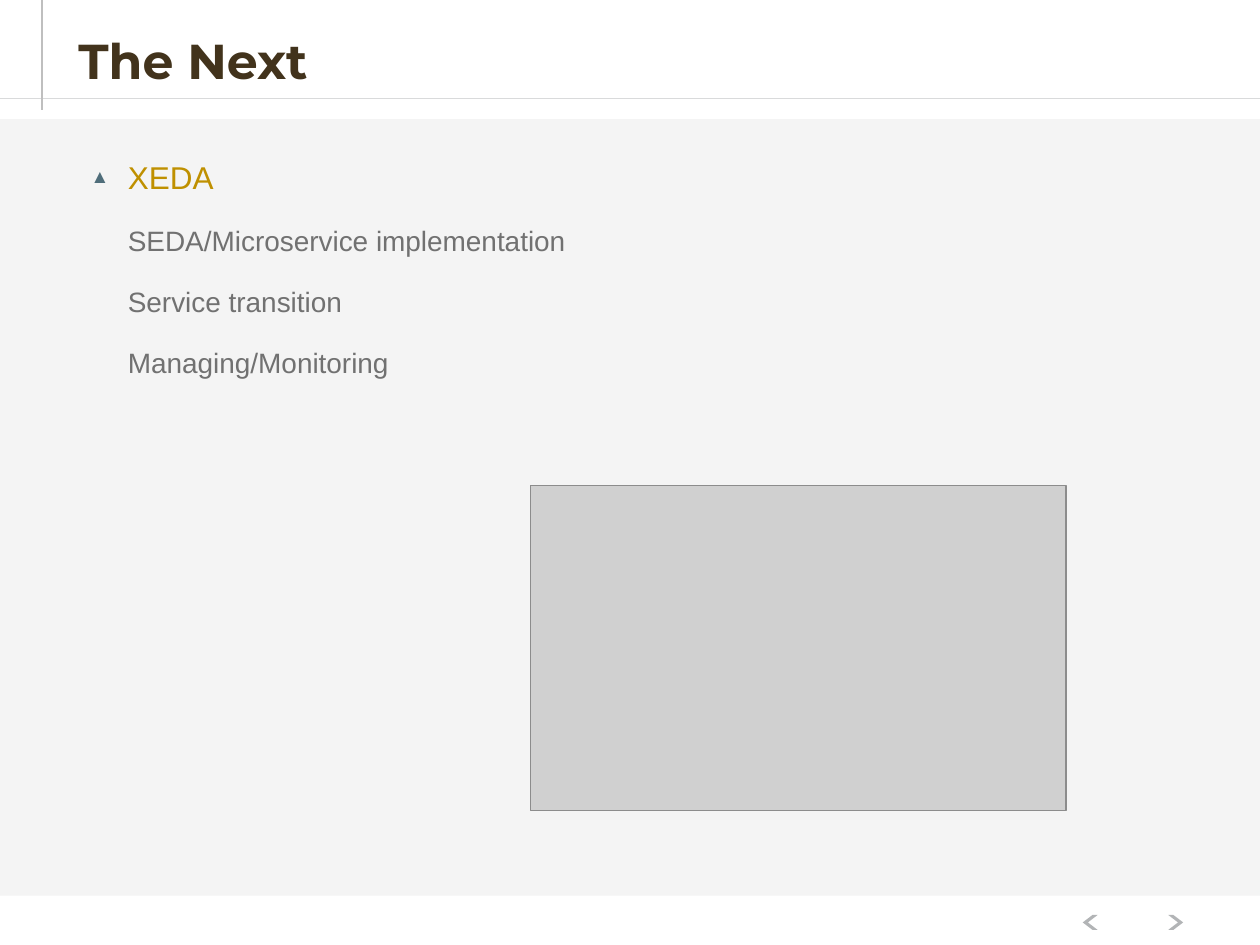
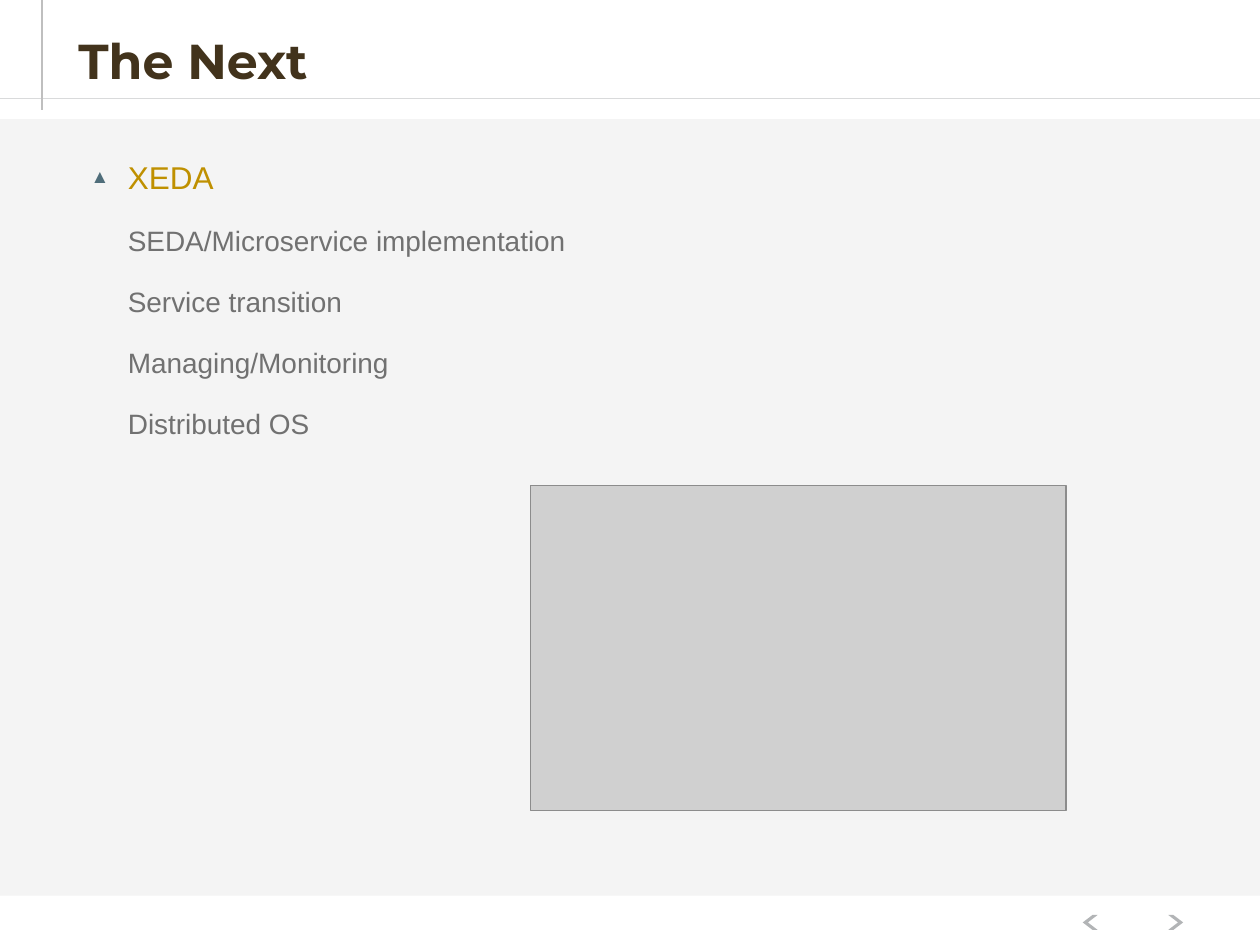
Before and after one commit to hejiehui/xross-tools-installer, a slide deck: slide 37 of doc/X-Series - 中文.pptx (slide 32 before the commit). Drawn at 1260x945 pixels with LibreOffice and Linux fonts; fonts in the diff are those of the drawing; grey boxes stand for pictures. Boxes give left, top, right and bottom in pixels: in the first picture for what was removed or moved away, otherwise in the second. Text is boxed around its words. In the diff, an @@ line names an element or a change of style, - is before the commit and + after.

```diff
--- a/doc/X-Series - 中文.pptx
+++ b/doc/X-Series - 中文.pptx
@@ text at (x1=128, y1=414, x2=309, y2=434): paragraph added @@
+    Distributed OS
```
Also in this commit, not shown: 26 other slides changed, 18 slides added, 3 slides removed.
